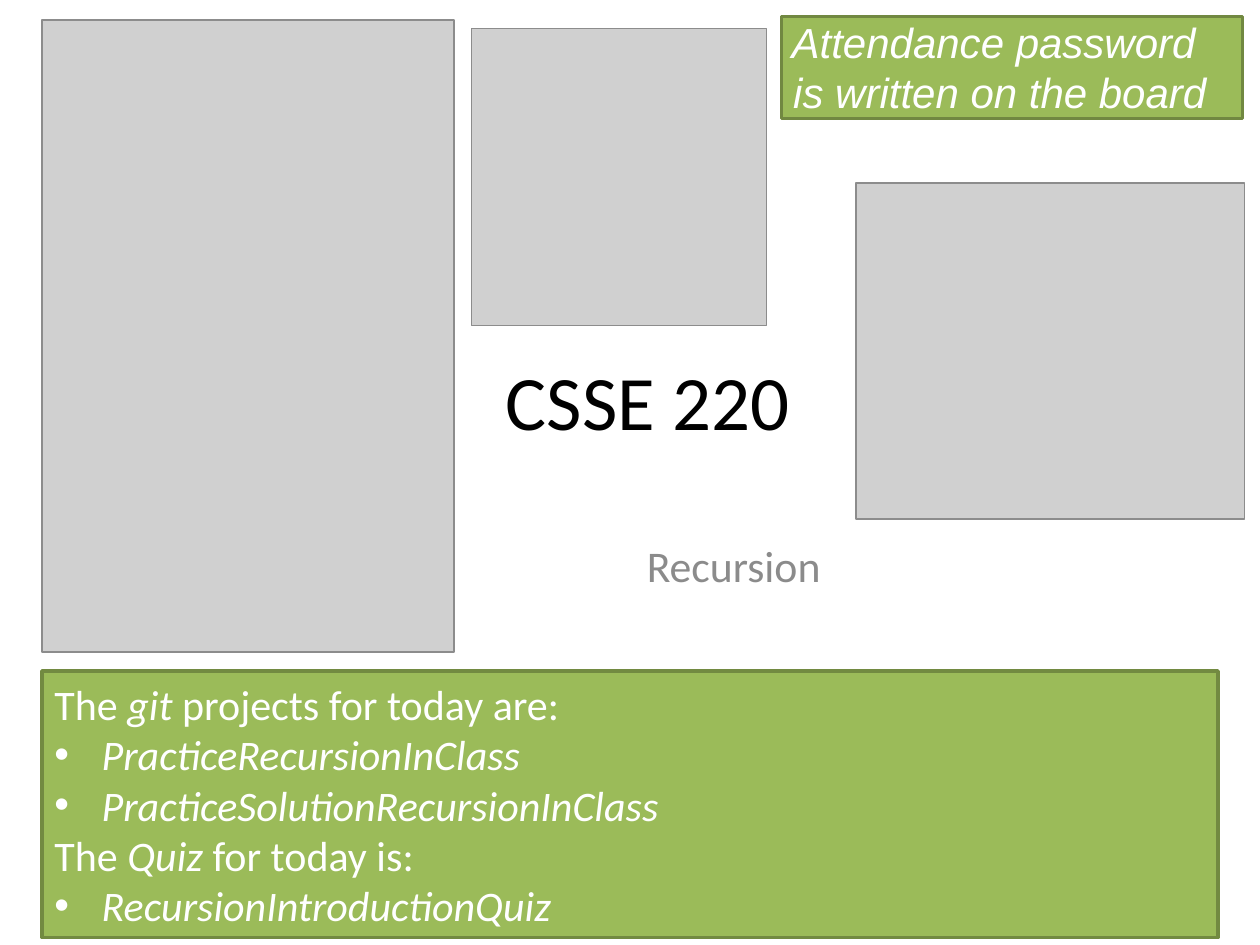
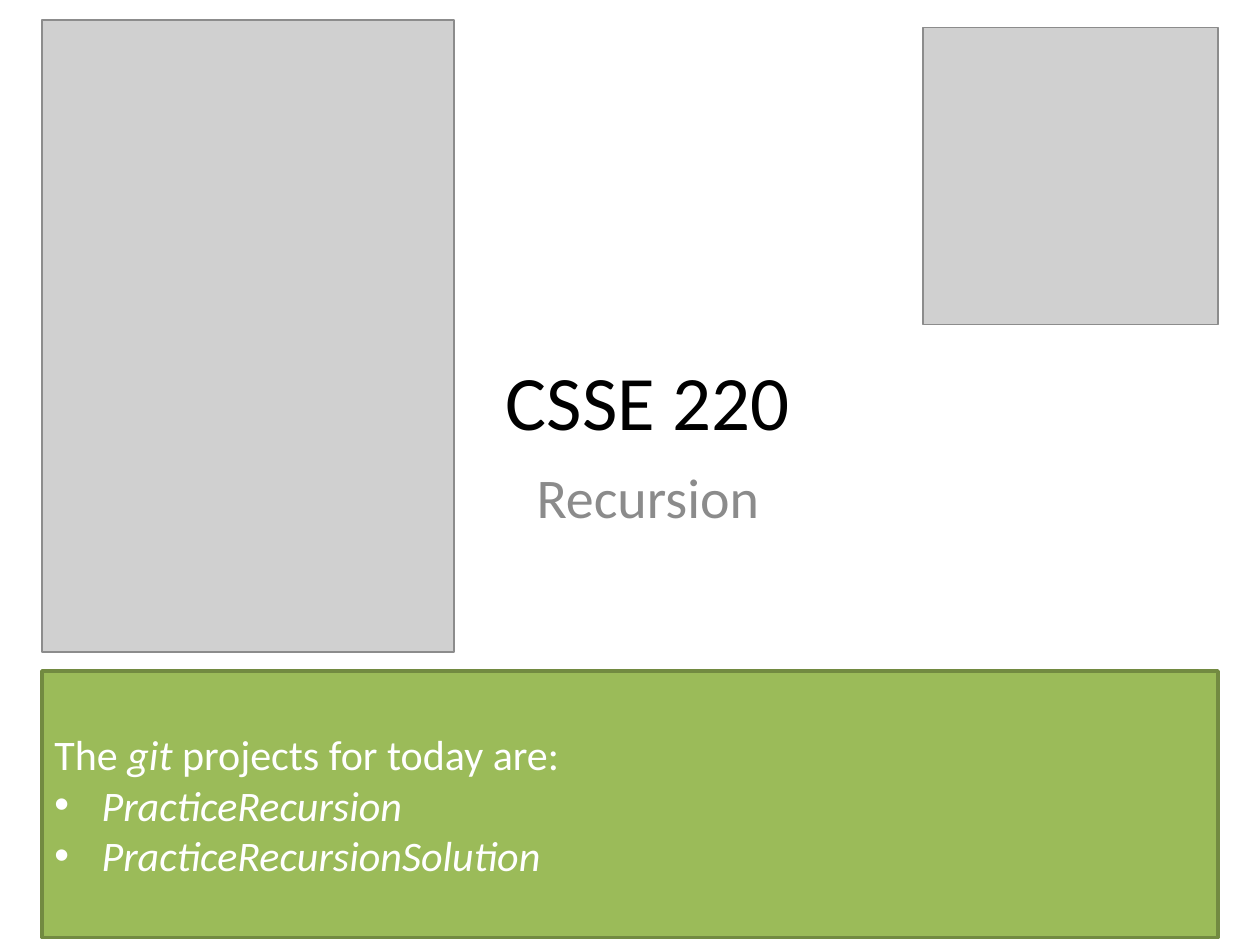
Before and after one commit to RHIT-CSSE/csse220, a slide deck: slide 1 of ClassMaterials/RecursionIntroduction/Slides/Part1-Recursion.pptx. Drawn at 1260x945 pixels with LibreOffice and Linux fonts; fonts in the diff are those of the drawing; grey boxes stand for pictures. Boxes give left, top, right and bottom in pixels: in the first picture for what was removed or moved away, otherwise in the second. Text is boxed around its words. In the diff, an @@ line names an element or a change of style, - is before the commit and + after.

Commit message:
Update RecursionIntroduction class materials

```diff
--- a/ClassMaterials/RecursionIntroduction/Slides/Part1-Recursion.pptx
+++ b/ClassMaterials/RecursionIntroduction/Slides/Part1-Recursion.pptx
@@ rectangle removed at [781,16,1242,118] @@
-Attendance password
-is written on the board
@@ picture: place and size @@
-picture at [471,29,766,325]
+picture at [922,28,1217,324]
@@ picture removed at [856,183,1244,519] @@
@@ subtitle "Recursion": place and size @@
-subtitle "Recursion" at [647,552,821,582]
+subtitle "Recursion" at [537,479,760,519]
@@ subtitle "Recursion" at [537,479,760,519]: size 25 to 32 pt; more space between paragraphs @@
@@ text in rectangle at [102,792,541,872]: text changed @@
-• PracticeRecursionInClass
-• PracticeSolutionRecursionInClass
-The Quiz for today is:
-• RecursionIntroductionQuiz
+• PracticeRecursion
+• PracticeRecursionSolution
```
Also in this commit, not shown: 3 other slides changed, 3 other files.
